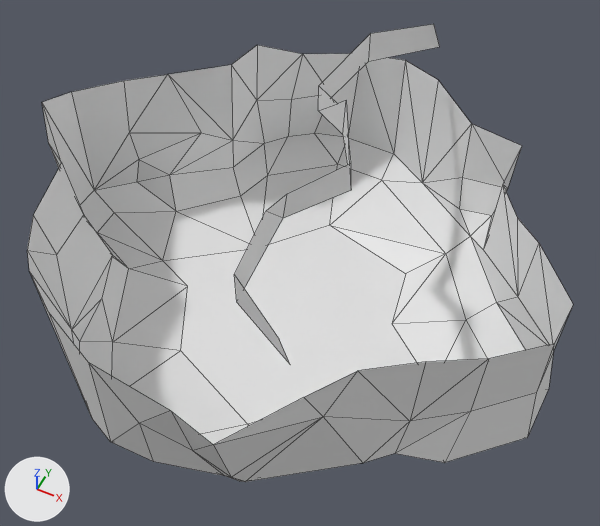
Two versions of the FBX model resources/meshes/jungle_cliffs_bottom.fbx, one commit apart.
Before and after are seen from a 50 mm lens placed at (2.42, -4.31, 6.25), pointed at (0.14, 0.25, 0.55). Lighting does not change. The marker at lower left points along +X, +Y and +Z. Mesh edges are drawn as thin lines.
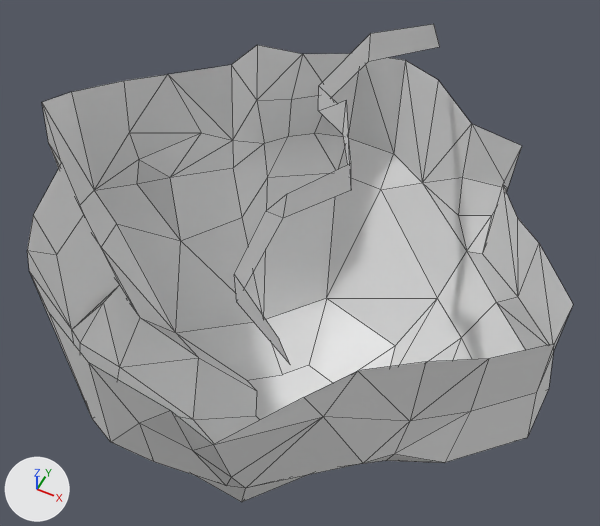
Commit message: Added jungle mountains variant.

Changed parts and their boxes (x1, y1, x2, y2) in the pictures (600 x 526 px):
'Cylinder', reshaped: before (27, 24, 573, 482); after (27, 24, 573, 502)
part 1 of me_cylinder, built on: before (50, 133, 525, 482); after (49, 133, 525, 502)

What changed in the scene script:
```text
Change me_cylinder:
    used by ob_cylinder; location = (0.0, 0.0, 1.0)
    remove me_cylinder.from_pydata(...)  # 130 vertices, 160 faces; spans x -2.29..2.55, y -2.17..2.29, z -1.0..1.36
    add me_cylinder.from_pydata(...)  # 140 vertices, 170 faces; spans x -2.29..2.55, y -2.17..2.29, z -2.56..1.36
    me_cylinder part 1
    1 face is deleted
    9 vertices in x -1.33..1.63, y -0.76..1.31, z -1.0 move by (0.0, 0.0, -1.21)
    3 vertices in x -1.17..1.63, y -1.97..1.31, z -0.64..-0.62 move by (0.0, 0.0, -0.01)
    31 vertices move from x -2.05..2.25, y -1.83..2.05, z -1.0..-0.47 to x -2.05..2.25, y -1.83..2.05, z -2.2..-0.53
    10 vertices are added at x -0.45..0.76, y -0.42..0.6, z -2.56
    11 new faces join them
```
